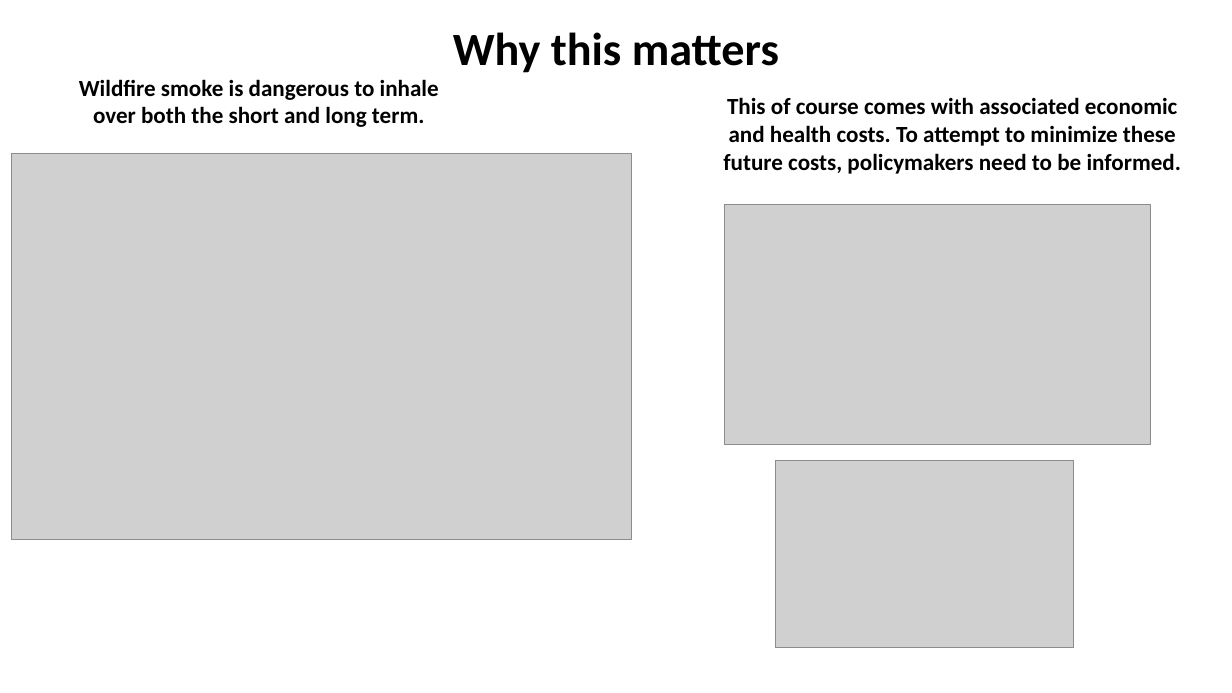
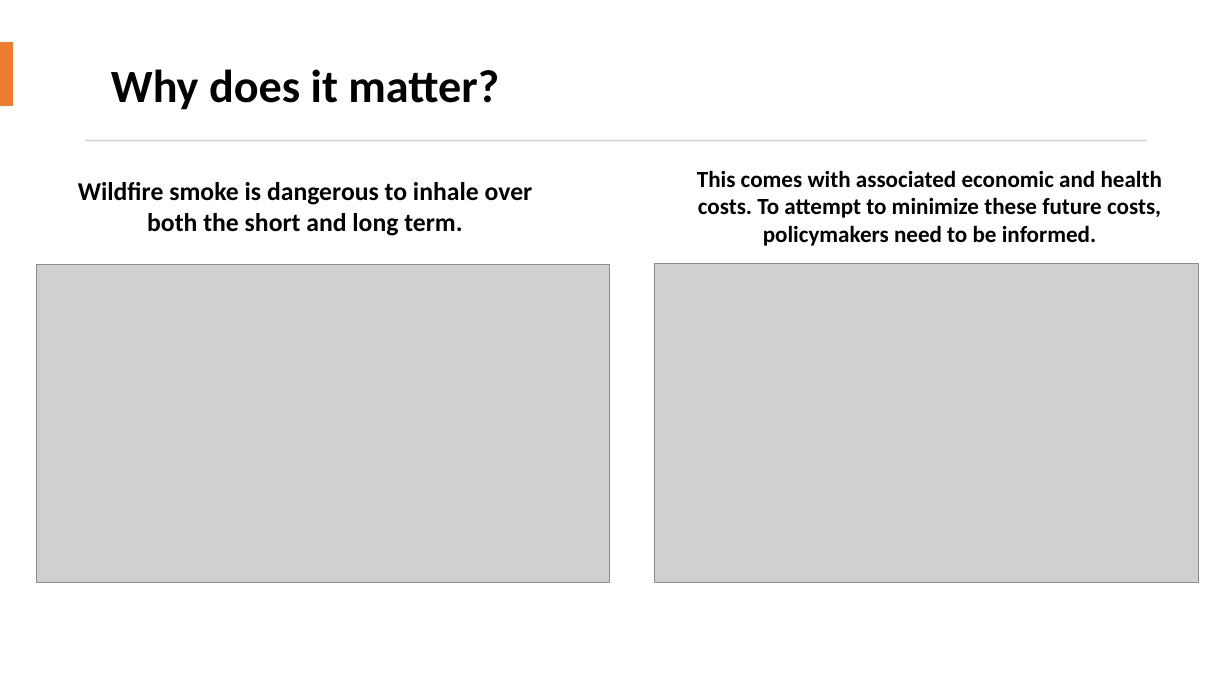
Before and after one commit to ZachBowyer/data-512-common_analysis, a slide deck: slide 3 of Reports/Presentation.pptx (slide 2 before the commit). Drawn at 1232x693 pixels with LibreOffice and Linux fonts; fonts in the diff are those of the drawing; grey boxes stand for pictures. Boxes give left, top, right and bottom in pixels: in the first picture for what was removed or moved away, otherwise in the second. Text is boxed around its words. In the diff, an @@ line names an element or a change of style, - is before the commit and + after.

```diff
--- a/Reports/Presentation.pptx
+++ b/Reports/Presentation.pptx
@@ rectangle added at [0, 43, 13, 106], fill #ED7D31 @@
@@ text removed at [453, 32, 779, 73] @@
-Why this matters
@@ text added at [111, 69, 499, 110], 36 pt, text #000000, bold @@
+Why does it matter?
@@ rectangle added at [85, 140, 1147, 141], fill #D5D5D5 @@
@@ text "Wildfire smoke is dangerous to ...": place and size @@
-text "Wildfire smoke is dangerous to ..." at [79, 79, 439, 127]
+text "Wildfire smoke is dangerous to ..." at [78, 182, 533, 236]
@@ text "Wildfire smoke is dangerous to ..." at [78, 182, 533, 236]: size 18 to 20 pt @@
@@ text at [697, 170, 1162, 246]: text changed @@
-This of course comes with associated economic and health costs. To attempt to minimize these future costs, policymakers need to be informed.
+This comes with associated economic and health costs. To attempt to minimize these future costs, policymakers need to be informed.
@@ picture: place and size @@
-picture at [11, 153, 631, 540]
+picture at [36, 264, 609, 582]
@@ picture: place and size @@
-picture at [725, 205, 1152, 445]
+picture at [654, 263, 1199, 582]
@@ picture removed at [775, 460, 1074, 647] @@
```
Also in this commit, not shown: 2 other slides changed, 8 slides added, 8 slides removed, 2 other files.
